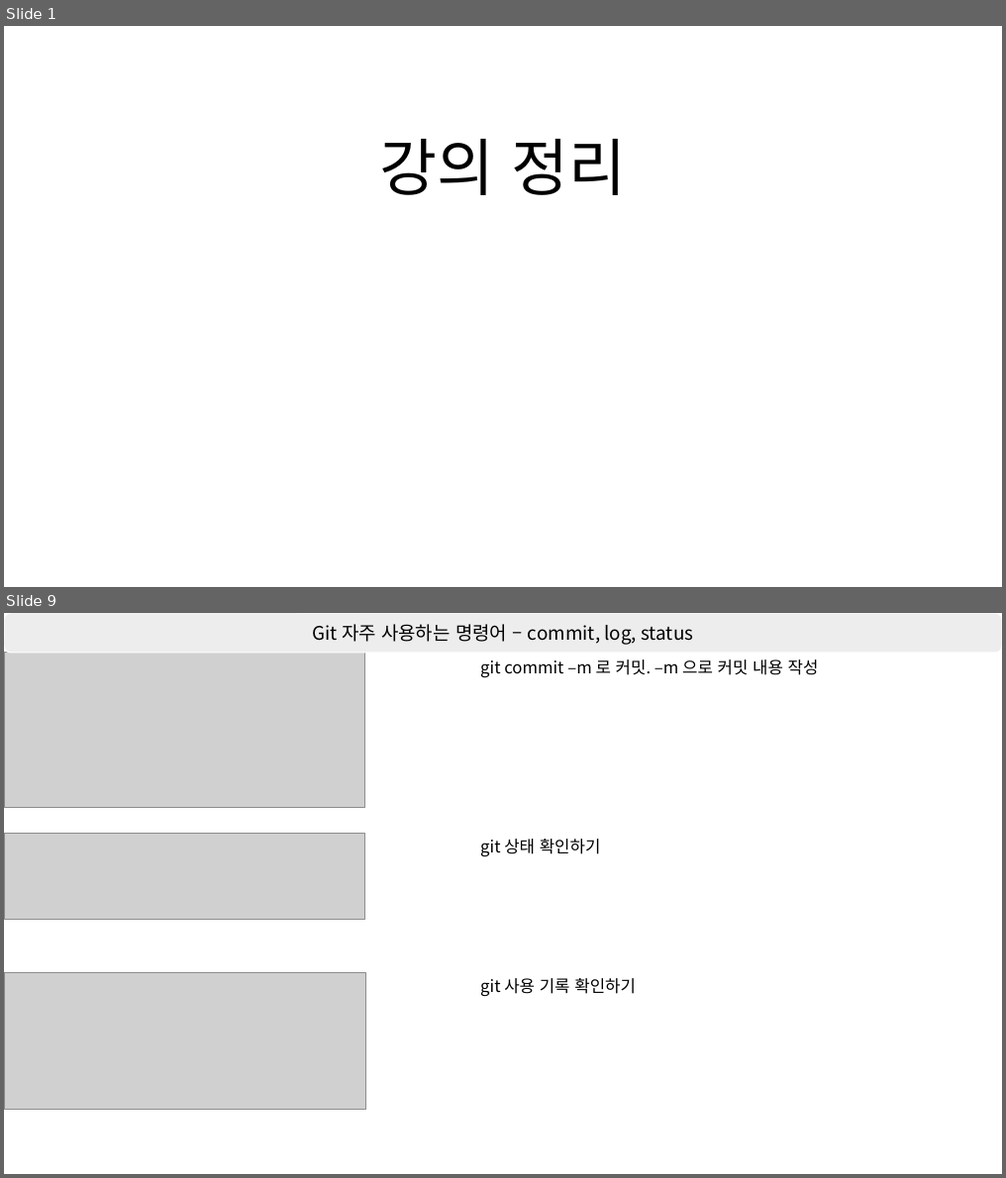
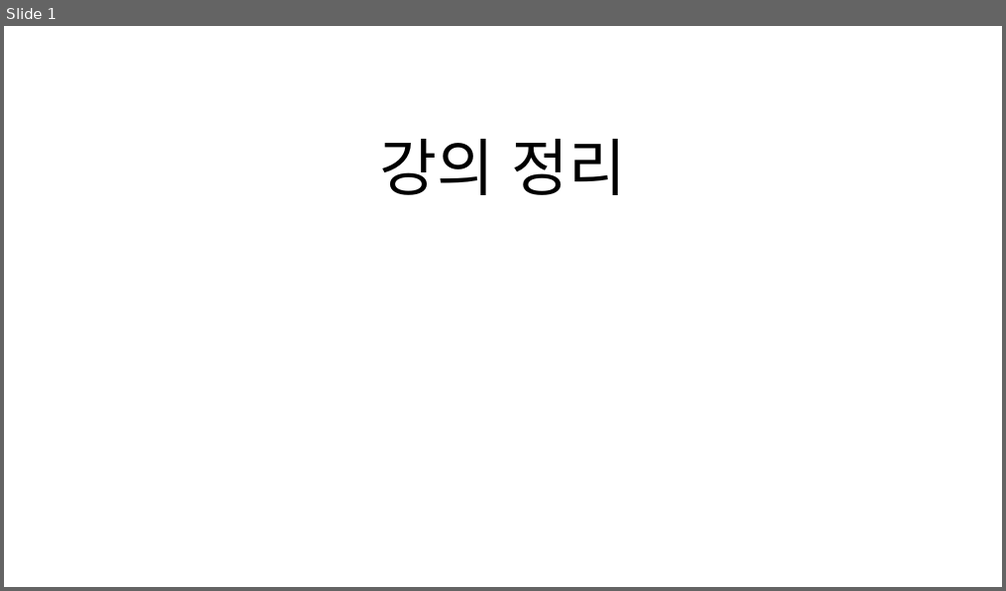
Before and after one commit to shchoichoko/web, a slide deck: Day2/강의 정리.pptx. Shown one above the other, each under a label of ours: slides 1 and 9 before the commit, slide 1 after it; the slides between them are not shown. The pictures are 1006x1178 and 1006x591 pixels, drawn with LibreOffice and Linux fonts; fonts in the diff are those of the drawing; grey boxes stand for pictures. Boxes give left, top, right and bottom in pixels: in the first picture for what was removed or moved away, otherwise in the second. Text is boxed around its words. In the diff, an @@ line names an element or a change of style, - is before the commit and + after.

Commit message:
CSS 및 GITHUB PAGE 내용 정리

```diff
--- a/Day2/강의 정리.pptx
+++ b/Day2/강의 정리.pptx
@@ slide 9 removed at bbox=[4, 613, 1002, 1174], background #FFFFFF @@
@@ rounded rectangle removed at bbox=[4, 613, 1002, 653] @@
-Git 자주 사용하는 명령어 – commit, log, status
@@ picture removed at bbox=[4, 652, 364, 807] @@
@@ text removed at bbox=[480, 660, 819, 678] @@
-git commit –m 로 커밋. –m 으로 커밋 내용 작성
@@ picture removed at bbox=[4, 833, 364, 919] @@
@@ text removed at bbox=[480, 839, 601, 858] @@
-git 상태 확인하기
@@ picture removed at bbox=[4, 972, 365, 1109] @@
@@ text removed at bbox=[480, 978, 636, 997] @@
-git 사용 기록 확인하기
```
Also in this commit, not shown: 2 slides changed, 13 slides added, 6 other slides removed.
